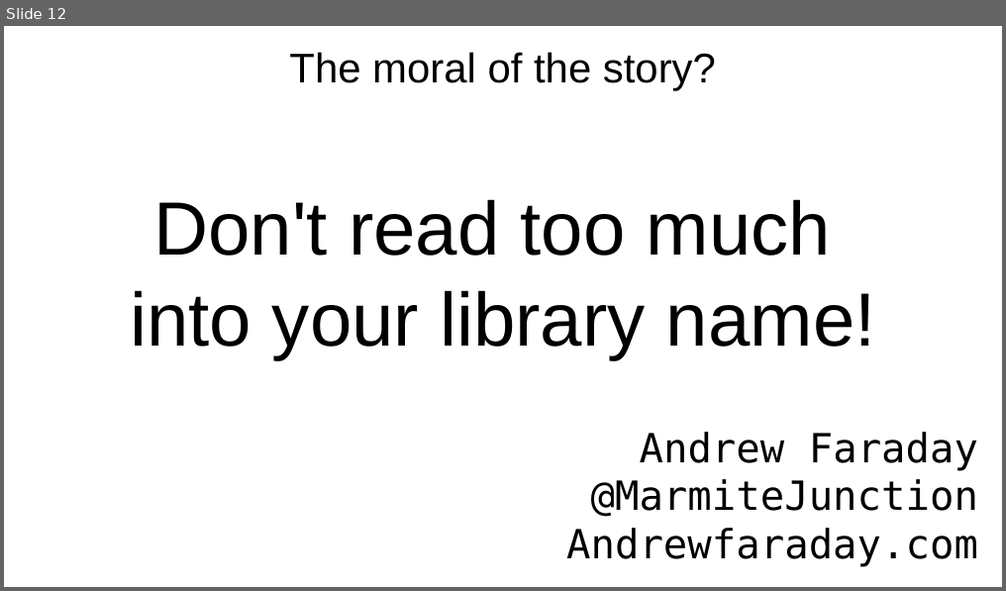
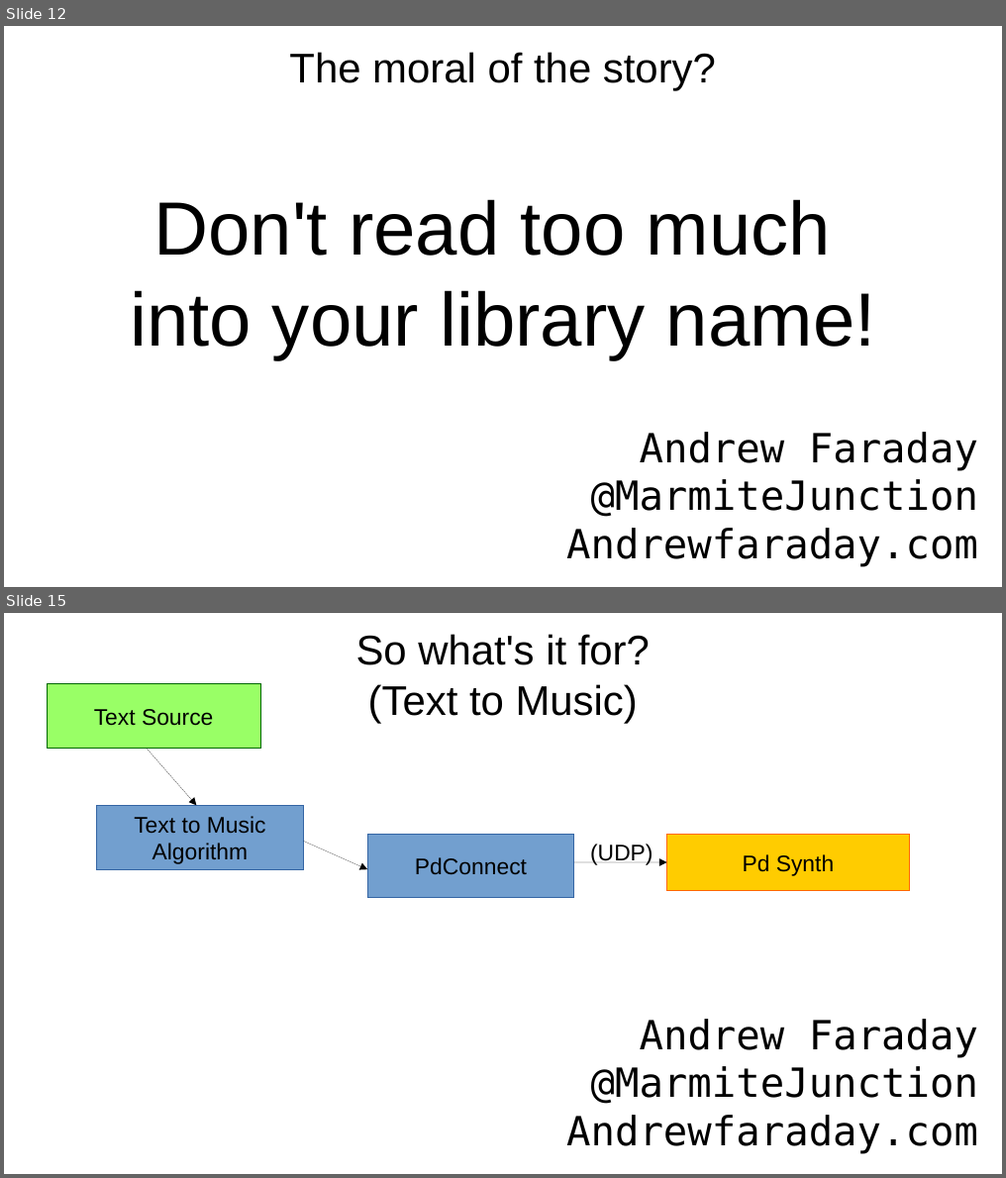
Before and after one commit to AJFaraday/conference-repo, a slide deck: talks/ruby_music/ruby-music.odp. Shown one above the other, each under a label of ours: slide 12 before the commit, slides 12 and 15 after it; the slides between them are not shown. The pictures are 1006x591 and 1006x1178 pixels, drawn with LibreOffice and Linux fonts; fonts in the diff are those of the drawing. Boxes give left, top, right and bottom in pixels: in the first picture for what was removed or moved away, otherwise in the second. Text is boxed around its words. In the diff, an @@ line names an element or a change of style, - is before the commit and + after.

Commit message:
STuff from the ruby music talk

```diff
--- a/talks/ruby_music/ruby-music.odp
+++ b/talks/ruby_music/ruby-music.odp
@@ slide 15 added at (4, 613, 1002, 1174), background #FFFFFF @@
@@ title added at (356, 634, 649, 723), 33 pt, text #000000 @@
+So what's it for?
+(Text to Music)
@@ rectangle added at (47, 684, 260, 749), fill #99FF66, outline #006600 0 pt, 18 pt, text #000000 @@
+Text Source
@@ arrow added from (147, 749) to (197, 806), #000000 0 pt @@
@@ rectangle added at (96, 806, 303, 870), fill #729FCF, outline #3465A4 0 pt, 18 pt, text #000000 @@
+Text to Music
+Algorithm
@@ arrow added from (304, 842) to (368, 869), #000000 0 pt @@
@@ rectangle added at (368, 834, 574, 898), fill #729FCF, outline #3465A4 0 pt, 18 pt, text #000000 @@
+PdConnect
@@ text added at (590, 844, 652, 865), 18 pt, text #000000 @@
+(UDP)
@@ rectangle added at (667, 834, 910, 891), fill #FFCC00, outline #FF6600 0 pt, 18 pt, text #000000 @@
+Pd Synth
@@ arrow added from (574, 862) to (667, 862), #000000 0 pt @@
@@ text added at (566, 1019, 978, 1155), 32 pt, text #000000 @@
+Andrew Faraday
+@MarmiteJunction
+Andrewfaraday.com
```
Also in this commit, not shown: 2 slides changed, 6 other slides added, 4 other files.
